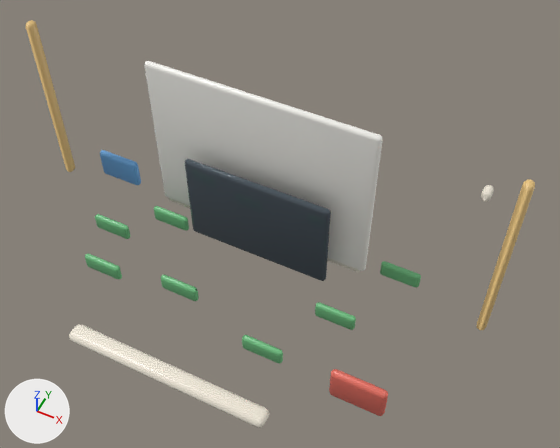
The glTF model unity/Assets/Art/EarlyGame/garage-kit/garage-whiteboard-1995.glb: old version first, new version second.
The view is the same before and after, from a 50 mm camera at (0.685, -0.729, 1.652) aimed at (0.099, 0.444, 0.186). Arrows for +X, +Y and +Z are at lower left; the lights stay in place. The older version comes first.

Objects in the first picture: 'Chart.001', 'FrameL.001', 'FrameR.001', 'PadBlue.001', 'PadRed.001', 'Surface.001', 'Tray.001', 'stroke1.001', 'stroke2.001', 'stroke3.001', 'stroke4.001', 'stroke5.001', 'stroke6.001', 'stroke7.001' and 2 more.
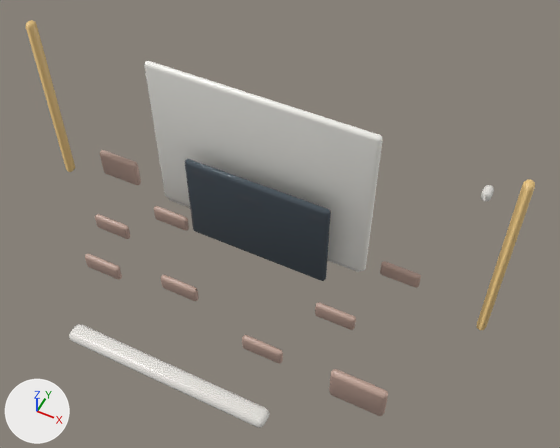
The newer file is also turned or shifted as a whole; pictures and numbers use the older file's frame.

Boxes (x1, y1, x2, y2) around the edits, measured in the pictures (560 x 448 px):
'PadRed.001', recoloured (red to beige): (329, 369, 388, 416) in both
'PadBlue.001', recoloured (blue to beige): (100, 150, 141, 185) in both
'stroke6.001', recoloured (green to beige): (242, 335, 283, 364) in both
'stroke2.001', recoloured (green to beige): (315, 302, 356, 330) in both
'stroke4.001', recoloured (green to beige): (380, 261, 421, 288) in both
'stroke3.001', recoloured (green to beige): (161, 275, 199, 301) in both
'stroke7.001', recoloured (green to beige): (85, 253, 122, 280) in both
'stroke1.001', recoloured (green to beige): (154, 206, 189, 231) in both
'stroke5.001', recoloured (green to beige): (95, 214, 130, 239) in both

What the commit changed:
Material 'Garage_marker_warm' (mat_garage_marker_warm) is new.
Its base color is (0.52, 0.36, 0.3) (beige #bfa295).
Its roughness is 0.42.
me_cube_044 is used by ob_padred_001; location (0.0, 0.0, 0.0).
me_cube_044 had 80 vertices, 156 faces and spanned x 0.37..0.51, y 0.1537..0.1762, z 0.0..0.1.
me_cube_044 no longer uses material mat_garage_marker_red (red #e56f61).
me_cube_044 now has 80 vertices, 156 faces and spans x 0.37..0.51, y 0.1537..0.1763, z 0.0..0.1.
me_cube_044 gains material mat_garage_marker_warm (beige #bfa295).
me_cube_045 is used by ob_padblue_001; location (0.0, 0.0, 0.0).
me_cube_045 had 86 vertices, 168 faces and spanned x -0.545..-0.415, y 0.5337..0.5562, z 0.0..0.09.
me_cube_045 no longer uses material mat_garage_marker_blue (blue #69a6dd).
me_cube_045 now has 86 vertices, 168 faces and spans x -0.545..-0.415, y 0.5337..0.5563, z 0.0..0.09.
me_cube_045 gains material mat_garage_marker_warm (beige #bfa295).
me_cube_047 is used by ob_stroke1_001; location (0.0, 0.0, 0.0).
me_cube_047 had 84 vertices, 164 faces and spanned x -0.305..-0.195, y 0.4462..0.4637, z 0.0..0.05.
me_cube_047 no longer uses material mat_garage_marker_green (green #6fbf81).
me_cube_047 now has 84 vertices, 164 faces and spans x -0.305..-0.195, y 0.4463..0.4637, z 0.0..0.05.
me_cube_047 gains material mat_garage_marker_warm (beige #bfa295).
me_cube_048 has 84 vertices, 164 faces and spans x 0.245..0.355, y 0.3462..0.3637, z 0.0..0.05.
me_cube_048 no longer uses material mat_garage_marker_green (green #6fbf81).
me_cube_048 gains material mat_garage_marker_warm (beige #bfa295).
me_cube_049 has 88 vertices, 172 faces and spans x -0.155..-0.045, y 0.2462..0.2637, z 0.0..0.05.
me_cube_049 no longer uses material mat_garage_marker_green (green #6fbf81).
me_cube_049 gains material mat_garage_marker_warm (beige #bfa295).
me_cube_050 is used by ob_stroke4_001; location (0.0, 0.0, 0.0).
me_cube_050 had 84 vertices, 164 faces and spanned x 0.345..0.455, y 0.5462..0.5637, z 0.0..0.05.
me_cube_050 no longer uses material mat_garage_marker_green (green #6fbf81).
me_cube_050 now has 84 vertices, 164 faces and spans x 0.345..0.455, y 0.5463..0.5637, z 0.0..0.05.
me_cube_050 gains material mat_garage_marker_warm (beige #bfa295).
me_cube_051 has 84 vertices, 164 faces and spans x -0.435..-0.325, y 0.3462..0.3637, z 0.0..0.05.
me_cube_051 no longer uses material mat_garage_marker_green (green #6fbf81).
me_cube_051 gains material mat_garage_marker_warm (beige #bfa295).
me_cube_052 has 84 vertices, 164 faces and spans x 0.125..0.235, y 0.1762..0.1937, z 0.0..0.05.
me_cube_052 no longer uses material mat_garage_marker_green (green #6fbf81).
me_cube_052 gains material mat_garage_marker_warm (beige #bfa295).
me_cube_053 is used by ob_stroke7_001; location (0.0, 0.0, 0.0).
me_cube_053 had 88 vertices, 172 faces and spanned x -0.375..-0.265, y 0.2162..0.2337, z 0.0..0.05.
me_cube_053 no longer uses material mat_garage_marker_green (green #6fbf81).
me_cube_053 now has 88 vertices, 172 faces and spans x -0.375..-0.265, y 0.2162..0.2338, z 0.0..0.05.
me_cube_053 gains material mat_garage_marker_warm (beige #bfa295).
